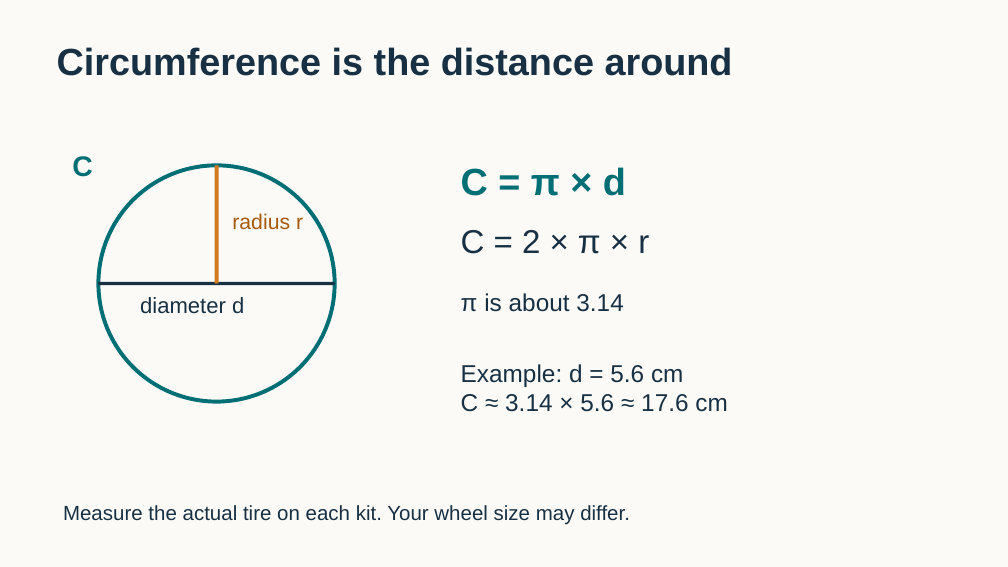
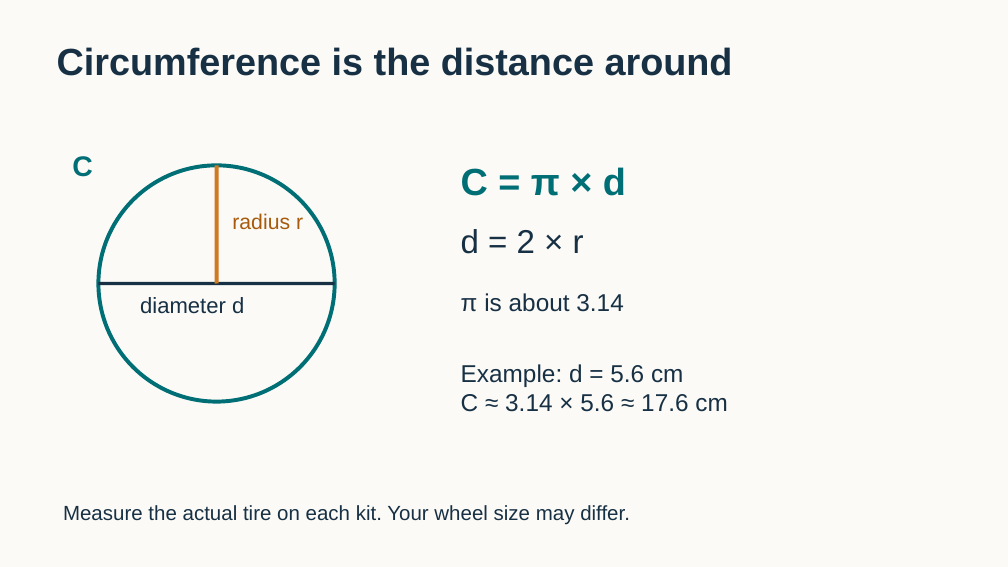
Before and after one commit to FRC999/YMCA-SPIKE-education, a slide deck: slide 6 of 03_Presentations/W02_delivery.pptx (slide 4 before the commit). Drawn at 1008x567 pixels with LibreOffice and Linux fonts; fonts in the diff are those of the drawing. Boxes give left, top, right and bottom in pixels: in the first picture for what was removed or moved away, otherwise in the second. Text is boxed around its words. In the diff, an @@ line names an element or a change of style, - is before the commit and + after.

```diff
--- a/03_Presentations/W02_delivery.pptx
+++ b/03_Presentations/W02_delivery.pptx
@@ text at <box>461,229,584,254</box>: text changed @@
-C = 2 × π × r
+d = 2 × r
```
Also in this commit, not shown: 4 other slides changed, 4 slides added, 18 other files.
